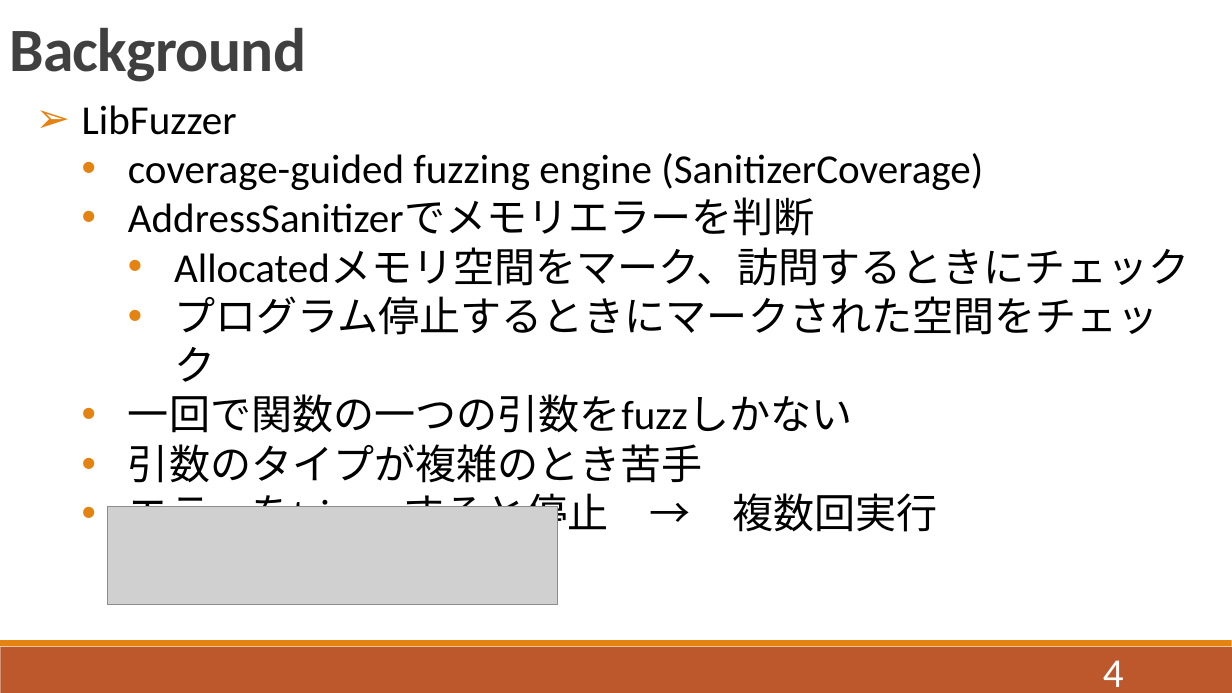
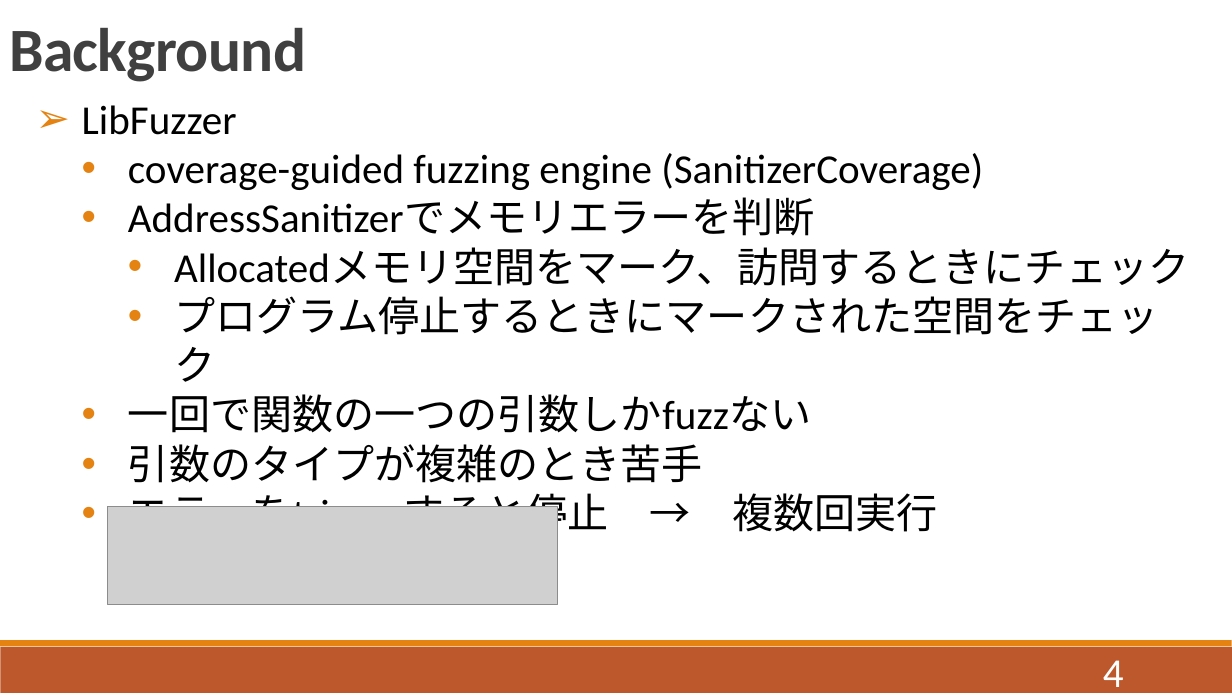
Before and after one commit to QIANZECHANG/MyResearch, a slide deck: slide 4 of 修論/修論発表.pptx. Drawn at 1232x693 pixels with LibreOffice and Linux fonts; fonts in the diff are those of the drawing; grey boxes stand for pictures. Boxes give left, top, right and bottom in pixels: in the first picture for what was removed or moved away, otherwise in the second. Text is boxed around its words. In the diff, an @@ line names an element or a change of style, - is before the commit and + after.

```diff
--- a/修論/修論発表.pptx
+++ b/修論/修論発表.pptx
@@ text at box(128, 394, 811, 433): text changed @@
-  • 一回で関数の一つの引数をfuzzしかない
+  • 一回で関数の一つの引数しかfuzzない
```
Also in this commit, not shown: 6 other files.
